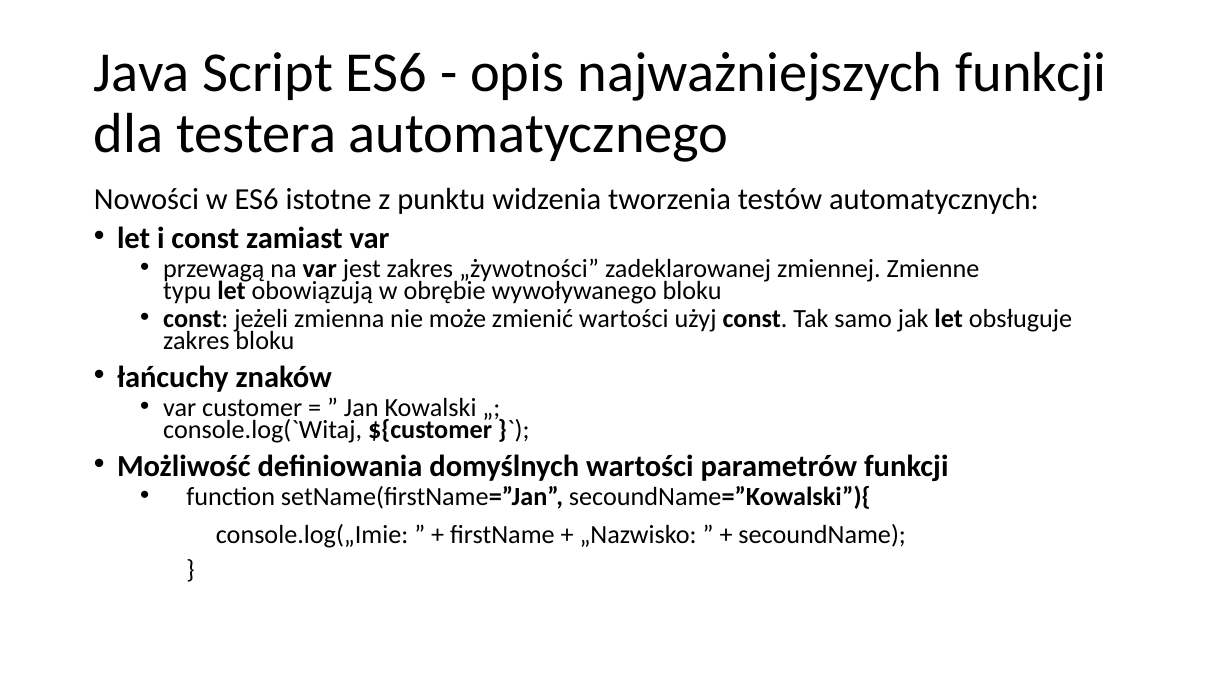
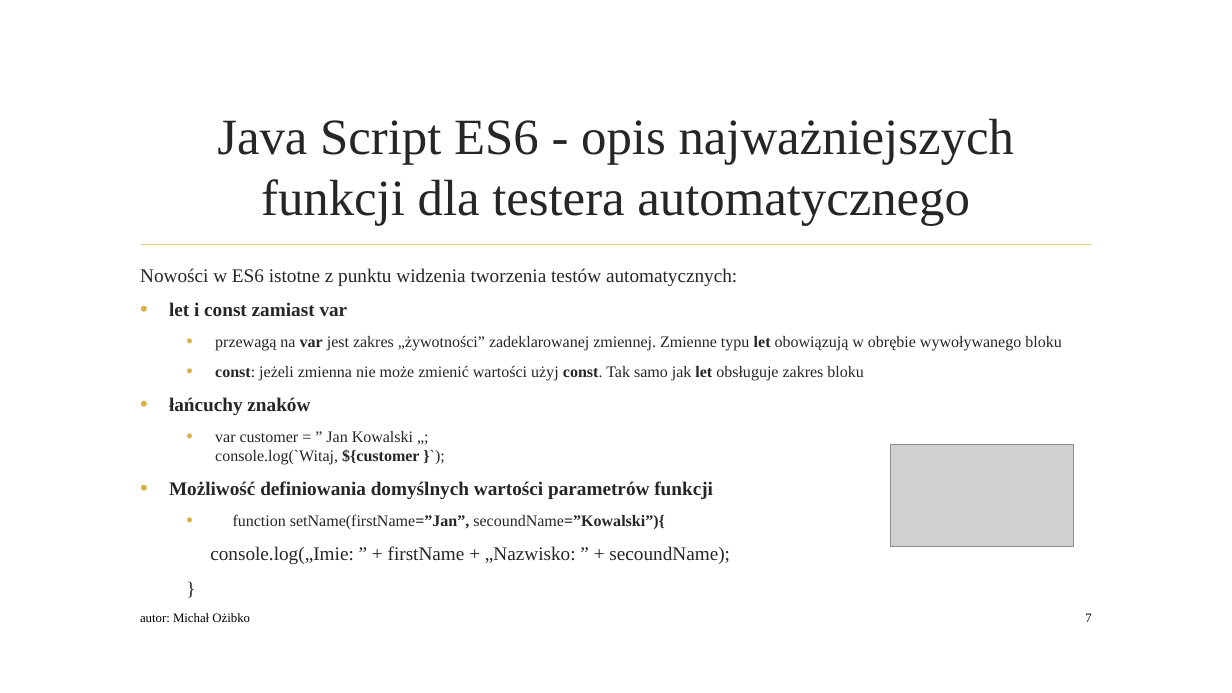
Before and after one commit to qadevpl/repo, a slide deck: slide 7 of JSRestApi/WarsztatQA.pptx. Drawn at 1232x693 pixels with LibreOffice and Linux fonts; fonts in the diff are those of the drawing; grey boxes stand for pictures; background and template pictures are left out. Boxes give left, top, right and bottom in pixels: in the first picture for what was removed or moved away, otherwise in the second. Text is boxed around its words. In the diff, an @@ line names an element or a change of style, - is before the commit and + after.

```diff
--- a/JSRestApi/WarsztatQA.pptx
+++ b/JSRestApi/WarsztatQA.pptx
@@ title "Java Script ES6 - opis ...": place and size @@
-title "Java Script ES6 - opis ..." at <box>94,51,1106,162</box>
+title "Java Script ES6 - opis ..." at <box>217,118,1014,226</box>
@@ title "Java Script ES6 - opis ..." at <box>217,118,1014,226</box>: size 44 to 39.6 pt, font Calibri to Times New Roman, text colour #000000 to #262626; alignment left to centre; line spacing 0.9 to 1 @@
@@ text "Nowości w ES6 istotne z ...": place and size @@
-text "Nowości w ES6 istotne z ..." at <box>94,187,1072,548</box>
+text "Nowości w ES6 istotne z ..." at <box>140,268,1061,564</box>
@@ text "Nowości w ES6 istotne z ..." at <box>140,268,1061,564</box>: size 23.8 to 15 pt in "Nowości w ES6 istotne z punktu widzenia ...", "let i const zamiast var", "łańcuchy znaków", "Możliwość definiowania domyślnych wartości parametrów funkcj ..."; font Calibri to Times New Roman, text colour #000000 to #262626; size 20.4 to 12.5 pt in "przewagą na var jest zakres „żywotności” zadeklarowanej ...", "const: jeżeli zmienna nie może zmienić wartości ...", "var customer = ” Jan Kowalski „; ...", "function setName(firstName=”Jan”, secoundName=”Kowalski”){"; size 20.4 to 15 pt in "console.log(„Imie: ” + firstName + „Nazwisko: ” ...", "}"; line spacing 0.7 to 1; less space between paragraphs; indent changed; more space between paragraphs @@
@@ line added from (141, 245) to (1092, 245), #E8D191 1.25 pt @@
@@ picture added at <box>891,445,1074,547</box> @@
@@ text added at <box>140,613,250,622</box>, 10 pt, text #000000 @@
+autor: Michał Ożibko
@@ page number added at <box>1085,613,1091,622</box>, 10 pt, text #000000 @@
+7
```
Also in this commit, not shown: 15 other slides changed, 1 slide added, 1 slide removed.
